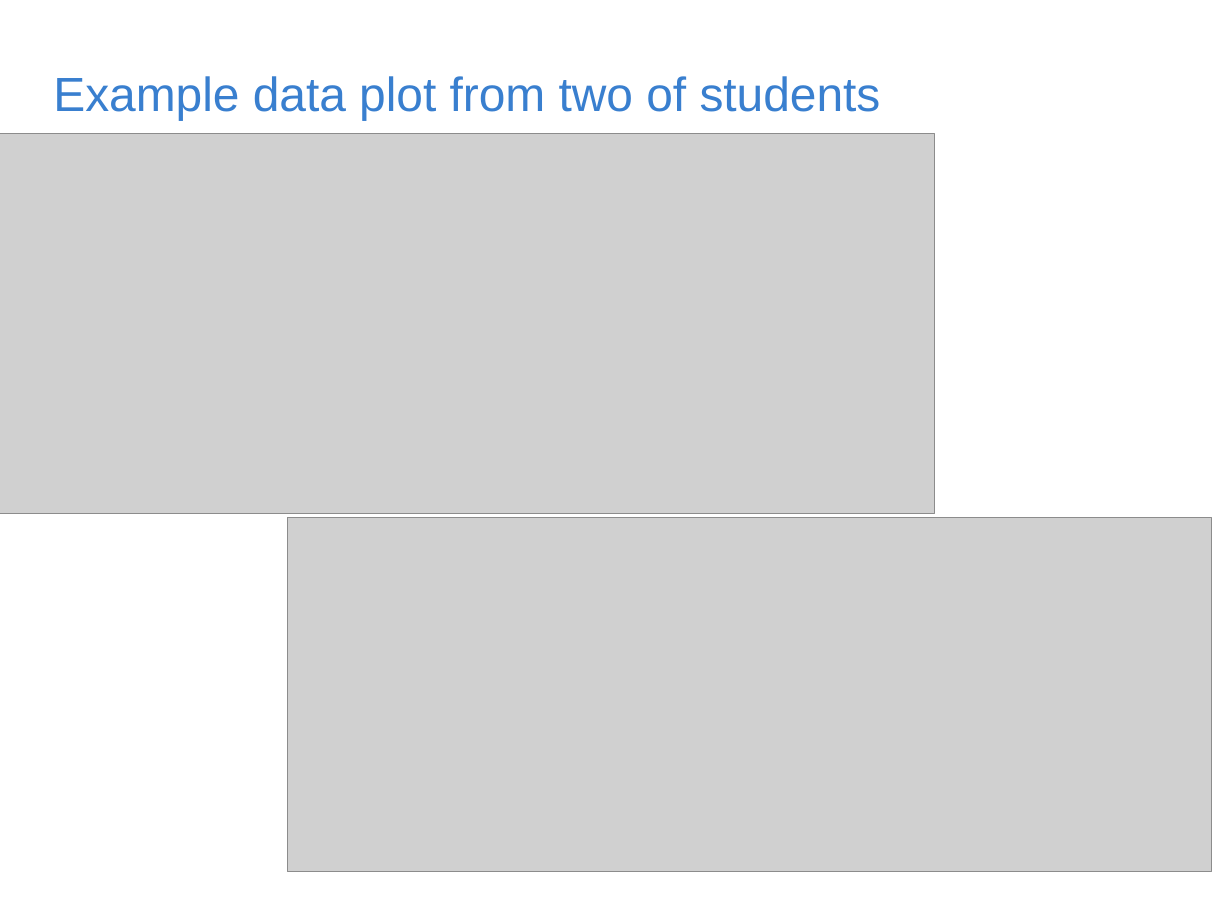
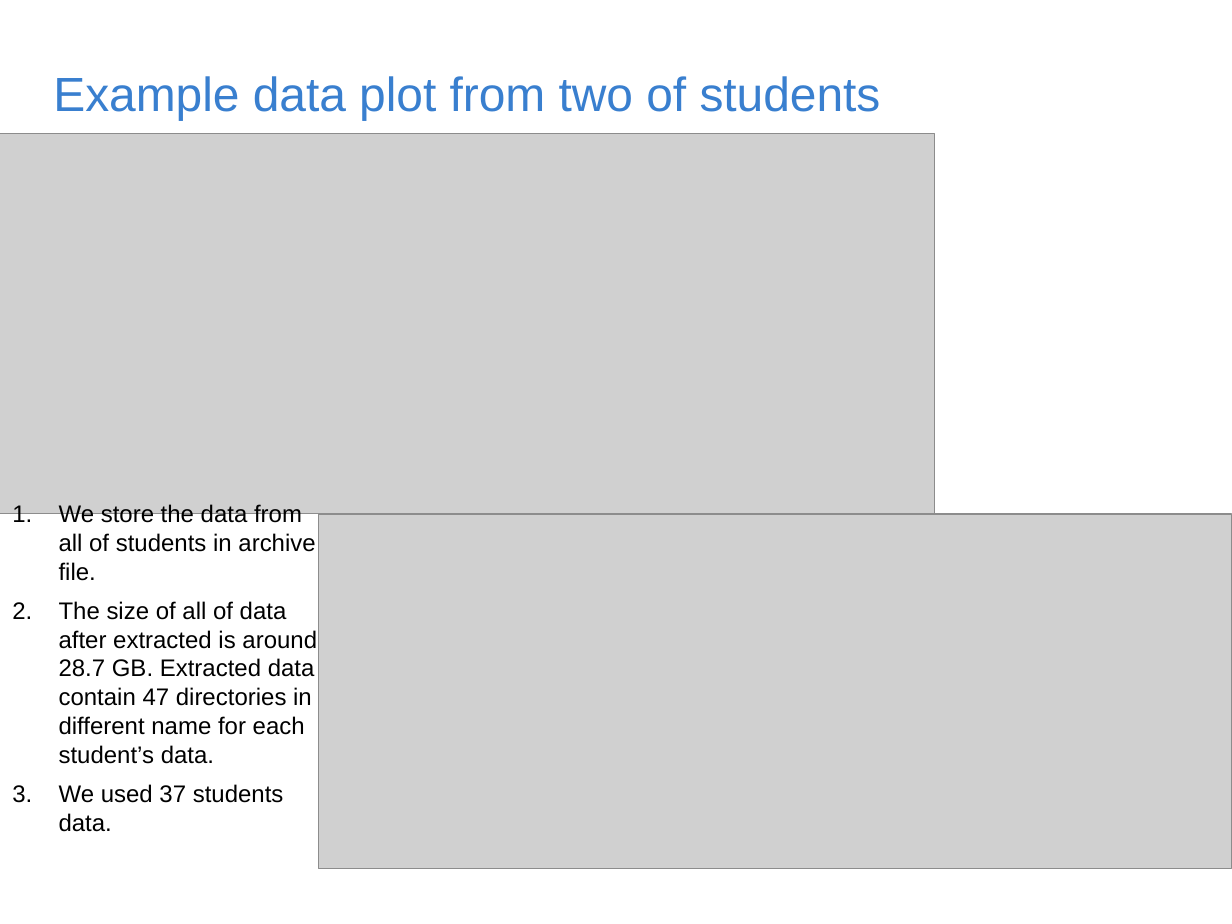
Before and after one commit to rischanlab/MyThesis, a slide deck: slide 9 of Thesis-presentation.pptx (slide 10 before the commit). Drawn at 1232x924 pixels with LibreOffice and Linux fonts; fonts in the diff are those of the drawing; grey boxes stand for pictures; background and template pictures are left out. Boxes give left, top, right and bottom in pixels: in the first picture for what was removed or moved away, otherwise in the second. Text is boxed around its words. In the diff, an @@ line names an element or a change of style, - is before the commit and + after.

```diff
--- a/Thesis-presentation.pptx
+++ b/Thesis-presentation.pptx
@@ text added at (59, 504, 317, 832), 14 pt, text #000000 @@
+1. We store the data from all of students in archive file.
+2. The size of all of data after extracted is around 28.7 GB. Extracted data contain 47 directories in different name for each student’s data.
+3. We used 37 students data.
@@ picture: place and size @@
-picture at (287, 517, 1211, 872)
+picture at (318, 514, 1231, 869)
```
Also in this commit, not shown: 5 other slides changed, 1 slide removed, 1 other file.
